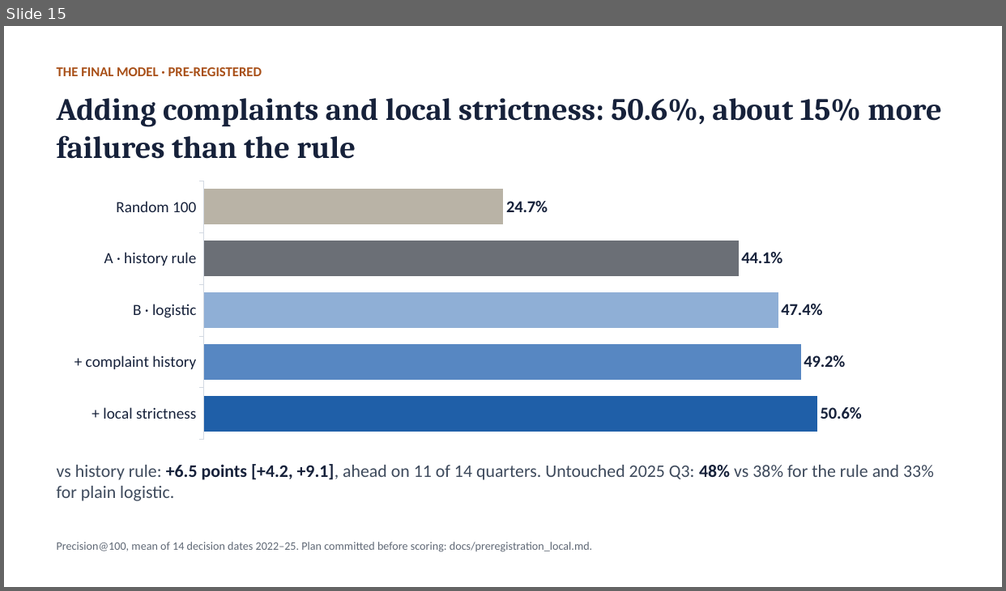
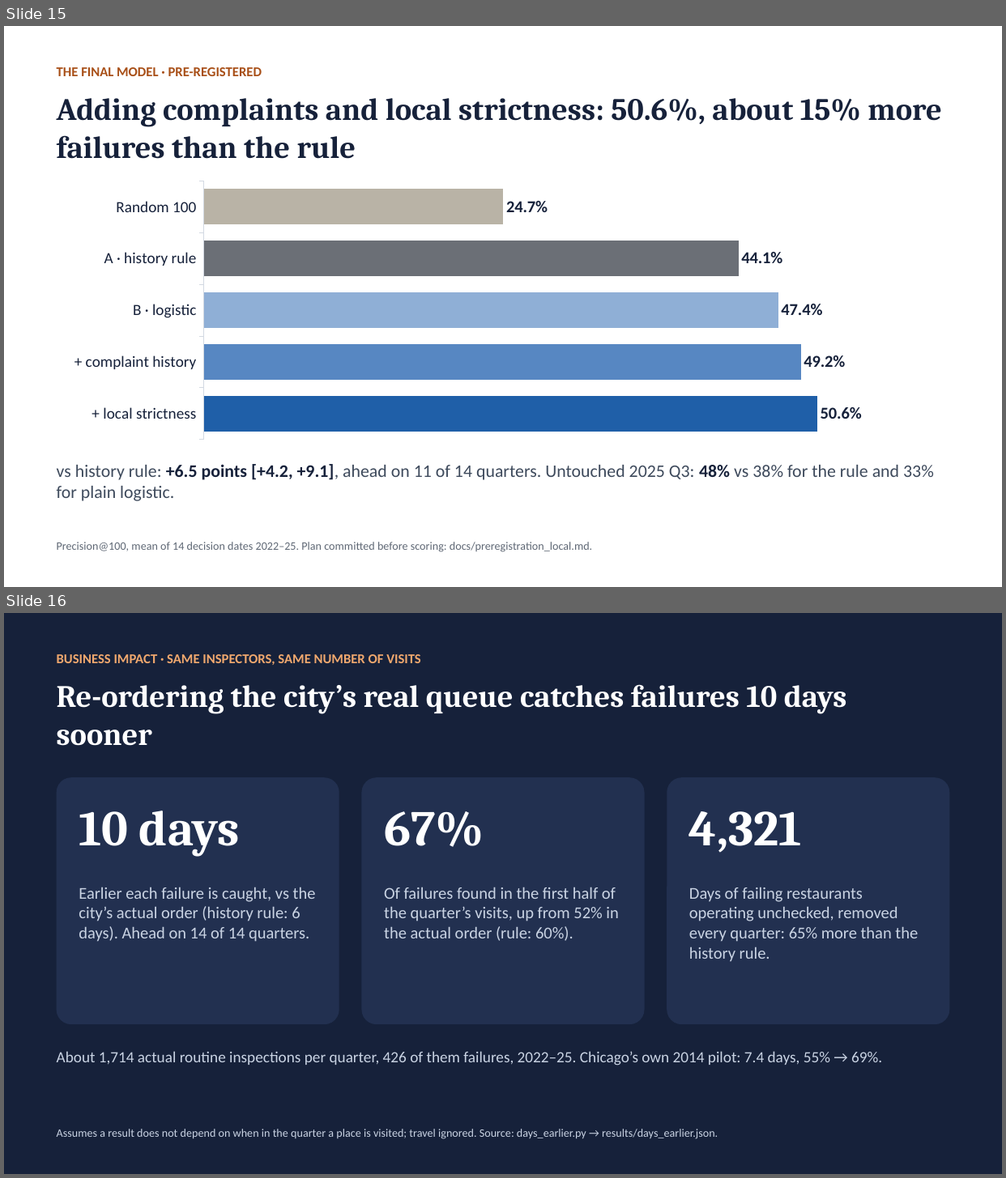
Before and after one commit to ajayc-iima/Food-Inspections, a slide deck: presentation/food_inspections_presentation.pptx. Shown one above the other, each under a label of ours: slide 15 before the commit, slides 15 and 16 after it. The pictures are 1006x591 and 1006x1178 pixels, drawn with LibreOffice and Linux fonts; fonts in the diff are those of the drawing. Boxes give left, top, right and bottom in pixels: in the first picture for what was removed or moved away, otherwise in the second. Text is boxed around its words. In the diff, an @@ line names an element or a change of style, - is before the commit and + after.

```diff
--- a/presentation/food_inspections_presentation.pptx
+++ b/presentation/food_inspections_presentation.pptx
@@ slide 16 added at [4,613,1002,1174], background #16213A @@
@@ text added at [57,654,421,665], 13 pt, text #F0A86E, bold @@
+BUSINESS IMPACT · SAME INSPECTORS, SAME NUMBER OF VISITS
@@ text added at [57,684,846,746], 30 pt, text #FFFFFF, bold @@
+Re-ordering the city’s real queue catches failures 10 days sooner
@@ rounded rectangle added at [57,777,339,1024], fill #223050 @@
@@ rounded rectangle added at [362,777,645,1024], fill #223050 @@
@@ rounded rectangle added at [667,777,950,1024], fill #223050 @@
@@ text added at [79,811,240,857], 48 pt, text #FFFFFF, bold @@
+10 days
@@ text added at [384,811,484,847], 48 pt, text #FFFFFF, bold @@
+67%
@@ text added at [689,811,802,853], 48 pt, text #FFFFFF, bold @@
+4,321
@@ text added at [79,887,316,942], 16 pt, text #C9D3E3 @@
+Earlier each failure is caught, vs the city’s actual order (history rule: 6 days). Ahead on 14 of 14 quarters.
@@ text added at [384,887,618,941], 16 pt, text #C9D3E3 @@
+Of failures found in the first half of the quarter’s visits, up from 52% in the actual order (rule: 60%).
@@ text added at [689,887,918,962], 16 pt, text #C9D3E3 @@
+Days of failing restaurants operating unchecked, removed every quarter: 65% more than the history rule.
@@ text added at [57,1051,882,1066], 15 pt, text #C9D3E3 @@
+About 1,714 actual routine inspections per quarter, 426 of them failures, 2022–25. Chicago’s own 2014 pilot: 7.4 days, 55% → 69%.
@@ text added at [57,1129,718,1139], 11 pt, text #C9D3E3 @@
+Assumes a result does not depend on when in the quarter a place is visited; travel ignored. Source: days_earlier.py → results/days_earlier.json.
```
Also in this commit, not shown: 1 slide changed, 4 other files.
